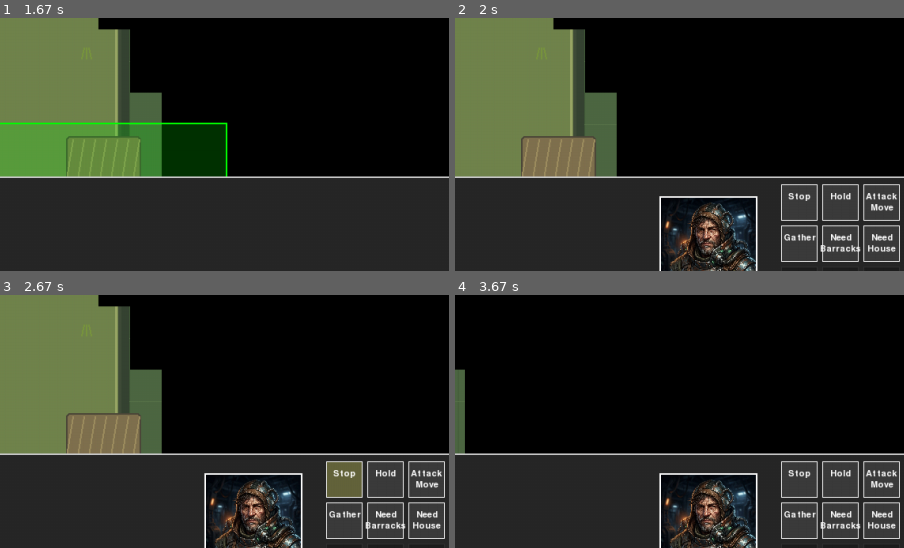
Above: before the commit, frames 1-4 (two rows, left to right).
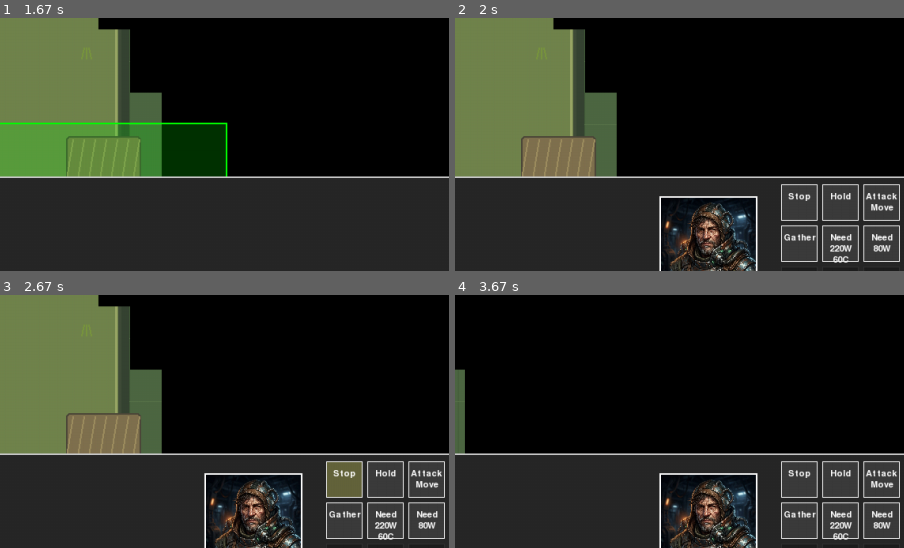
Above: after the commit, the same moments.

Repository: satanisz/rts-nano
Game: pygame game, started from src/rts_nano/main.py
The game is run twice, just before and just after one commit, with the same random seed, the same clock (stepped at 60 frames per second) and the same inputs.
Inputs (mouse positions are % of the whole screen's width and height, from its top left):
- Up to frame 1 (1.67 s): hold Left 0.33-0.87 s; press the mouse at (74, 62) at 1.43 s; move the mouse to (52, 75) at 1.53 s; move the mouse to (29, 87) at 1.63 s
- Up to frame 2 (2 s): release the mouse at (29, 87) at 1.67 s; press the mouse at (96, 78) at 1.77 s; move the mouse to (85, 60) at 1.87 s; move the mouse to (74, 42) at 1.97 s
- Up to frame 3 (2.67 s): release the mouse at (74, 42) at 2 s; press the mouse at (87, 78) at 2.6 s
- Up to frame 4 (3.67 s): move the mouse to (51, 46) at 2.7 s; release the mouse at (14, 14) at 2.83 s; hold Right from 3.4 s (still down)
The pictures show only the part of the screen within x 49-99%, y 42-92%; the shares and areas given below are measured in that part.

Frame 1 is identical in both runs. In frame 2, 0.4% of the frame differs, in the area x 81-99%, y 89-97%; in frame 3, 0.4%; in frame 4, 0.4%.

Commit message:
Improve command panel denial labels

Diff:
--- a/src/rts_nano/game/manager.py
+++ b/src/rts_nano/game/manager.py
@@ -1100,6 +1100,18 @@
                 self.build_peasant(entity)
                 break
 
+    @staticmethod
+    def _format_cost(cost: object) -> str:
+        """Return a compact resource cost label for command buttons."""
+        wood = getattr(cost, "wood", 0)
+        cristal = getattr(cost, "cristal", 0)
+        parts: list[str] = []
+        if wood:
+            parts.append(f"{wood}W")
+        if cristal:
+            parts.append(f"{cristal}C")
+        return " ".join(parts) if parts else "Free"
+
     def _handle_menu_click(self, mouse_pos: tuple[int, int]) -> None:
         """Process clicks on the main menu."""
         menu_width = 300
@@ -1526,7 +1538,7 @@
                     elif reason == "population_cap":
                         commands.append(("Cap Reached", False, None, None))
                     elif reason == "insufficient_resources":
-                        commands.append((f"Need {unit_name}", False, None, None))
+                        commands.append((f"Need {self._format_cost(UNIT_SPECS[unit_type].cost)}", False, None, None))
                     else:
                         commands.append(("Unavailable", False, None, None))
         elif isinstance(primary_entity, Peasant) and primary_entity.team == self.current_team:
@@ -1539,7 +1551,7 @@
                 if can_construct:
                     commands.append((f"Build {building_spec.display_name}", True, "construct", building_type))
                 elif reason == "insufficient_resources":
-                    commands.append((f"Need {building_spec.display_name}", False, None, None))
+                    commands.append((f"Need {self._format_cost(building_spec.cost)}", False, None, None))
                 else:
                     commands.append(("Unavailable", False, None, None))
 
Not shown, changed: EXECUTIVE_PLAN.md
Not shown, changed: MEMORY.md
